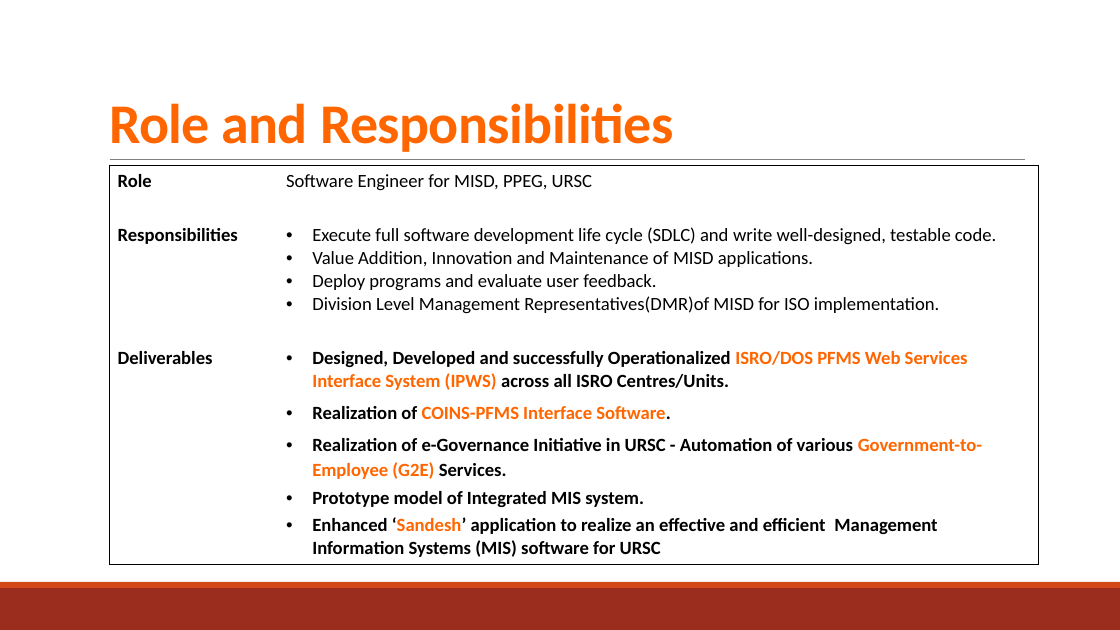
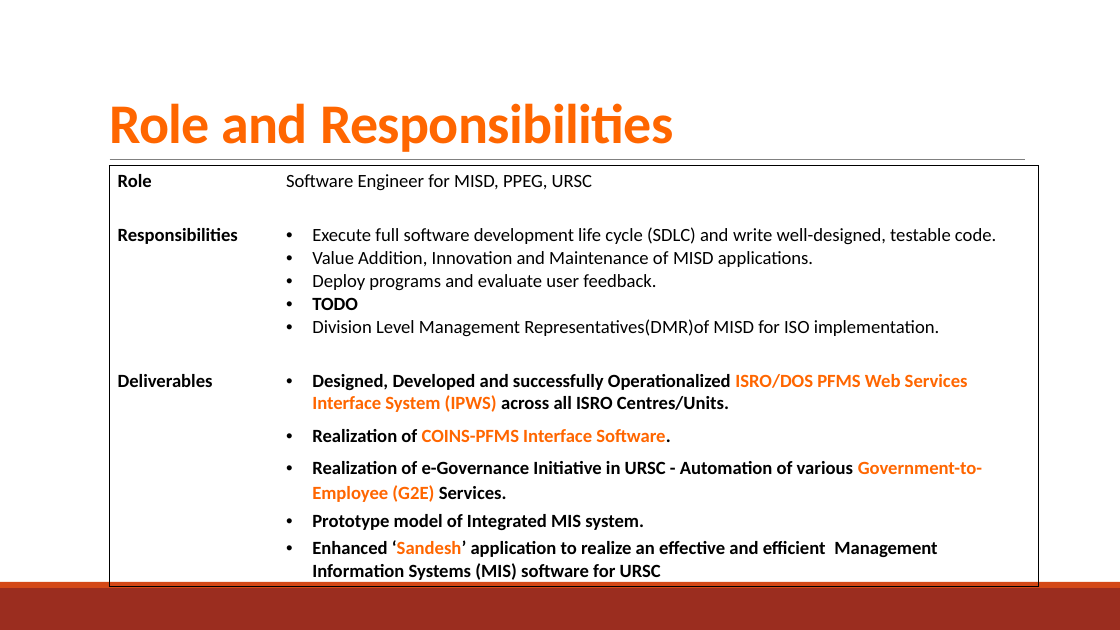
Before and after one commit to NavdeepGarg/DPC_Repo, a slide deck: slide 2 of handOutSources/navdeep.pptx. Drawn at 1120x630 pixels with LibreOffice and Linux fonts; fonts in the diff are those of the drawing. Boxes give left, top, right and bottom in pixels: in the first picture for what was removed or moved away, otherwise in the second. Text is boxed around its words. In the diff, an @@ line names an element or a change of style, - is before the commit and + after.

```diff
--- a/handOutSources/navdeep.pptx
+++ b/handOutSources/navdeep.pptx
@@ table at <box>109,166,1038,587</box> @@
-row 2, column 2: Execute full software development life cycle (SDLC) and write well-designed, testable code. / Value Addition, Innovation and Maintenance of MISD applications. / Deploy programs and evaluate user feedback. / Division Level Management Representatives(DMR)of MISD for ISO implementation.
+row 2, column 2: Execute full software development life cycle (SDLC) and write well-designed, testable code. / Value Addition, Innovation and Maintenance of MISD applications. / Deploy programs and evaluate user feedback. / TODO / Division Level Management Representatives(DMR)of MISD for ISO implementation.
```
Also in this commit, not shown: 4 other slides changed, 3 other files.
